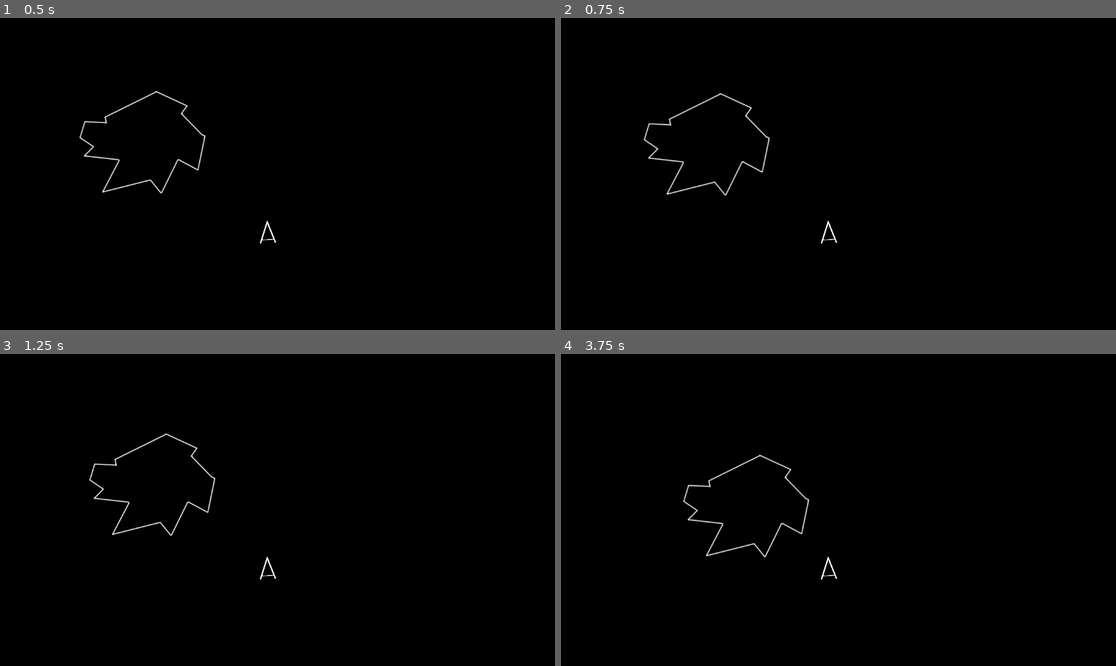
Above: before the commit, frames 1-4 (two rows, left to right).
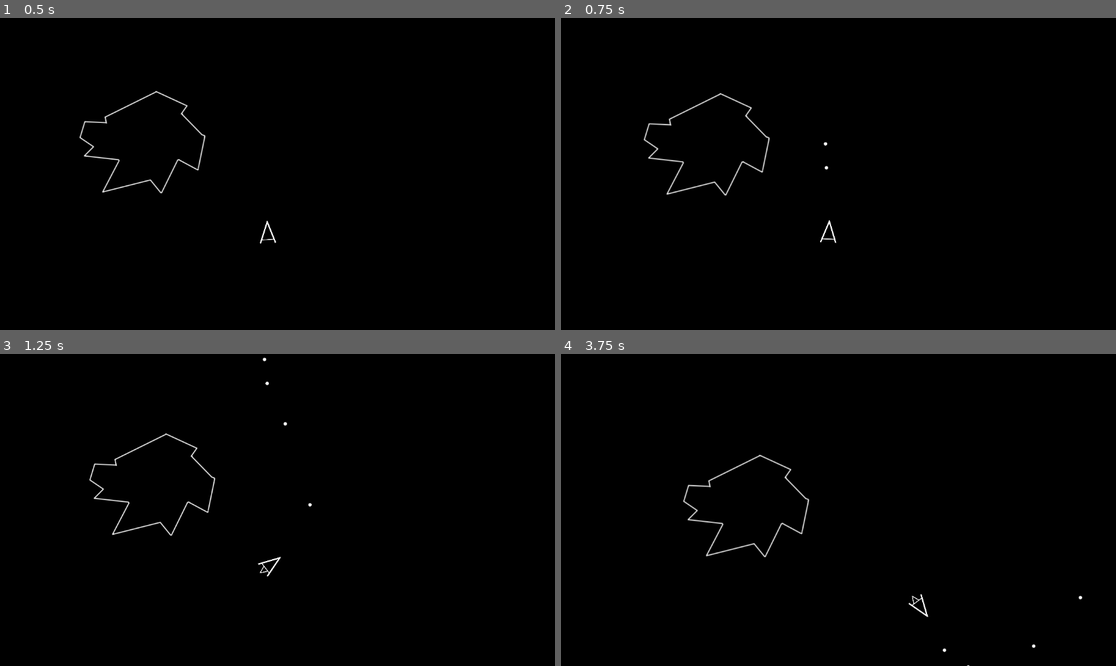
Above: after the commit, the same moments.

Repository: Thanaell/20GamesChallenge
Game: Godot game, scene res://main_scene.tscn
Two runs of this game, one before a commit and one after it. Both use one fixed random seed, a clock stepped at 60 frames per second and the inputs below.
Inputs:
- Up to frame 1 (0.5 s): no input
- Up to frame 2 (0.75 s): tap Enter (ui_accept) at 0.5, 0.6 s; hold Right (ui_right) from 0.53 s (still down)
- Up to frame 3 (1.25 s): keep holding Right (ui_right); tap Enter (ui_accept) at 0.77, 1.07 s
- Up to frame 4 (3.75 s): release Right (ui_right) at 1.28 s; hold Left (ui_left) 1.28-2.03 s; tap Enter (ui_accept) at 1.35, 1.52, 1.82, 2.1, 2.85, 3.02, 3.32, 3.6 s; hold Right (ui_right) 2.03-2.78 s; hold Up (ui_up) 2.78-3.53 s; hold Left (ui_left) from 3.53 s (still down)

Frame 1 is identical in both runs. In frame 2, less than 0.1% of the frame differs, in the area x 46-50%, y 39-73%; in frame 3, 0.1%; in frame 4, 0.2%, in the area x 46-94%, y 64-100%.

Commit message:
Fix physics, implement asteroid spawn and despawn

Diff:
--- a/Asteroids/asteroid.gd
+++ b/Asteroids/asteroid.gd
@@ -5,6 +5,7 @@
 var speed = 30.0
 var direction = Vector2(0,1)
 
+var asteroid_despawn_offset = 50.0
 var shouldDestroy=false
 var small_asteroid = preload("res://asteroid_small.tscn")
 var medium_asteroid = preload("res://asteroid_medium.tscn")
@@ -23,6 +24,11 @@
 	var random_y = rng.randf_range(0,1)
 	direction=Vector2(random_x,random_y)
 
+func set_random_direction_target(main_target : Vector2):
+	var rng = RandomNumberGenerator.new()
+	var rand_angle = rng.randf_range(-PI/4,PI/4)
+	direction=Vector2(cos(rand_angle)*main_target.x,sin(rand_angle)*main_target.y)
+
 
 func on_hit():
 	match size:
@@ -40,6 +46,14 @@
 
 # Called every frame. 'delta' is the elapsed time since the previous frame.
 func _process(delta):
+	if (position.x < -asteroid_despawn_offset):
+		shouldDestroy = true
+	if (position.x > get_viewport_rect().size.x + asteroid_despawn_offset):
+		shouldDestroy = true
+	if (position.y < -asteroid_despawn_offset):
+		shouldDestroy = true
+	if (position.y >get_viewport_rect().size.y + asteroid_despawn_offset):
+		shouldDestroy = true
 	if(shouldDestroy):
 		queue_free()
 	position+=delta*speed*direction
--- a/Asteroids/asteroids.tscn
+++ b/Asteroids/asteroids.tscn
@@ -4,3 +4,8 @@
 
 [node name="Node2D" type="Node2D"]
 script = ExtResource("1_uo3wx")
+
+[node name="Timer" type="Timer" parent="."]
+autostart = true
+
+[connection signal="timeout" from="Timer" to="." method="create_asteroid"]
--- a/Asteroids/asteroids_spawner.gd
+++ b/Asteroids/asteroids_spawner.gd
@@ -1,11 +1,35 @@
 extends Node2D
+
+var small_asteroid = preload("res://asteroid_small.tscn")
+var medium_asteroid = preload("res://asteroid_medium.tscn")
+var large_asteroid = preload("res://asteroid_large.tscn")
 
 
 # Called when the node enters the scene tree for the first time.
 func _ready():
 	pass # Replace with function body.
 
+func  create_asteroid():
+	var rng = RandomNumberGenerator.new()
+	var i = rng.randi_range(0,8)
+	var asteroid : Asteroid
+	match i :
+		0:
+			asteroid=large_asteroid.instantiate()
+		1:
+			asteroid=medium_asteroid.instantiate()
+		2:
+			asteroid=small_asteroid.instantiate()
+		_:
+			return
+	add_child(asteroid)
+	var randX = rng.randi_range(0,1)
+	var randY = rng.randi_range(0,1)
+	asteroid.position=Vector2(randX*get_viewport_rect().size.x, randY*get_viewport_rect().size.y)
 
+	asteroid.set_random_direction_target((Vector2(get_viewport_rect().size / 2) - asteroid.position).normalized())
+
+	asteroid.set_random_speed()
 # Called every frame. 'delta' is the elapsed time since the previous frame.
-func _process(delta):
+func _process(_delta):
 	pass
--- a/Asteroids/ship.gd
+++ b/Asteroids/ship.gd
@@ -20,7 +20,7 @@
 func reset_animation():
 	$AnimatedSprite2D.play("throttle_off")
 
-func _integrate_forces(state):
+func _integrate_forces(_state):
 	if (position.x < -ship_size):
 		position.x = get_viewport_rect().size.x
 	if (position.x > get_viewport_rect().size.x + ship_size):
@@ -29,6 +29,11 @@
 		position.y = get_viewport_rect().size.y
 	if (position.y >get_viewport_rect().size.y + ship_size):
 		position.y = 0
+
+	# Good practices would be to implement inputs outside of the RigidBody2D
+	# script because they will be ignored when the RigidBody2D goes asleep
+	#
+	# The "can_sleep" was toggled off to prevent this
 	if Input.is_action_pressed("ui_left"):
 		is_moving=true
 		apply_torque(-torque_force)
@@ -42,8 +47,8 @@
 	if Input.is_action_just_pressed("ui_accept"):
 		var bullet = bullet_scene.instantiate()
 		bullet.set_direction(get_global_transform().basis_xform(Vector2.RIGHT))
-		get_tree().root.add_child(bullet)
 		bullet.position=$BulletSpawn.get_global_transform().get_origin()
+		get_tree().root.add_child.bind(bullet).call_deferred()
 	if is_moving :
 		$AnimatedSprite2D.play("throttle_on")
 		$Timer.start(animation_time)
--- a/Asteroids/ship.tscn
+++ b/Asteroids/ship.tscn
@@ -29,6 +29,7 @@
 [node name="RigidBody2D" type="RigidBody2D"]
 position = Vector2(559, 340)
 gravity_scale = 0.0
+can_sleep = false
 linear_damp_mode = 1
 linear_damp = 0.3
 angular_damp = 0.3
